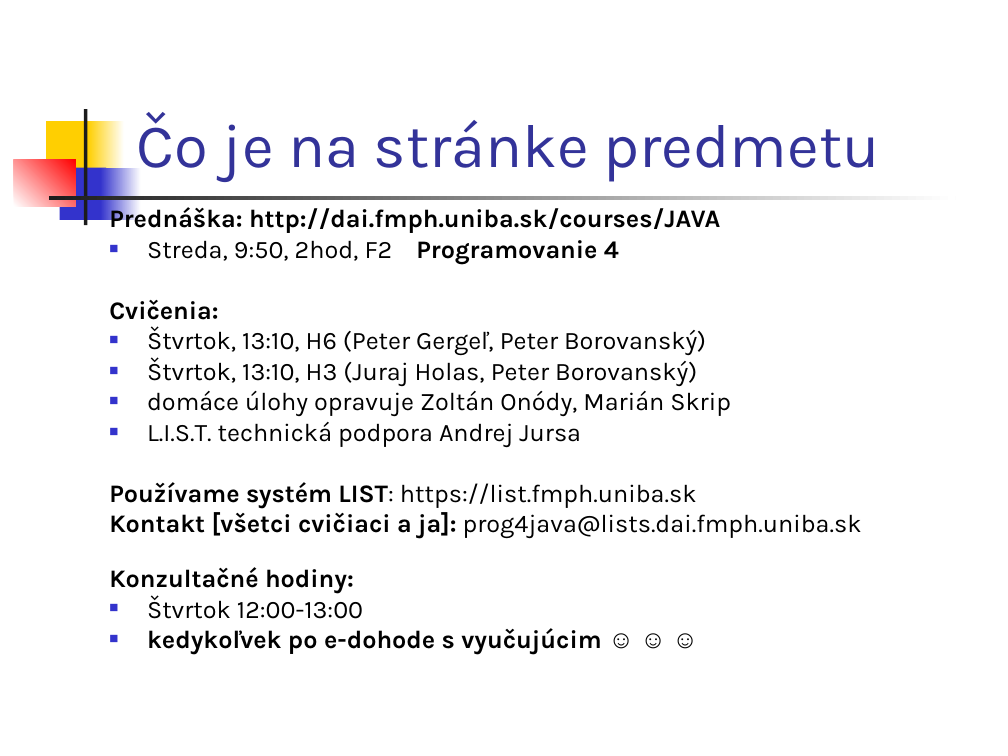
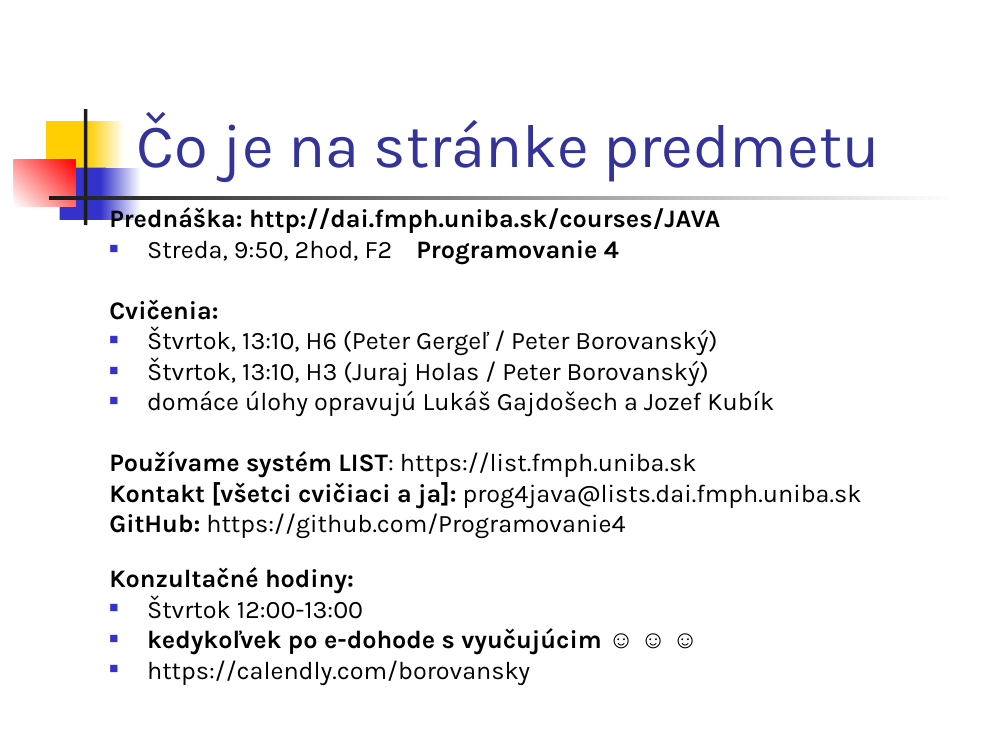
Before and after one commit to Programovanie4/Prednasky, a slide deck: slide 2 of 01/01_java.ppt (slide 3 before the commit). Drawn at 1008x756 pixels with LibreOffice and Linux fonts; fonts in the diff are those of the drawing. Boxes give left, top, right and bottom in pixels: in the first picture for what was removed or moved away, otherwise in the second. Text is boxed around its words. In the diff, an @@ line names an element or a change of style, - is before the commit and + after.

```diff
--- a/01/01_java.ppt
+++ b/01/01_java.ppt
@@ text at (147, 327, 774, 417): text changed @@
-■ Štvrtok, 13:10, H6 (Peter Gergeľ, Peter Borovanský)
-■ Štvrtok, 13:10, H3 (Juraj Holas, Peter Borovanský)
-■ domáce úlohy opravuje Zoltán Onódy, Marián Skrip
-■ L.I.S.T. technická podpora Andrej Jursa
+■ Štvrtok, 13:10, H6 (Peter Gergeľ / Peter Borovanský)
+■ Štvrtok, 13:10, H3 (Juraj Holas / Peter Borovanský)
+■ domáce úlohy opravujú Lukáš Gajdošech a Jozef Kubík
@@ text at (109, 513, 625, 539): paragraph added @@
+GitHub: https://github.com/Programovanie4
@@ text at (147, 660, 530, 685): paragraph added @@
+■ https://calendly.com/borovansky
```
Also in this commit, not shown: 6 other slides changed, 5 slides removed, 6 other files.
